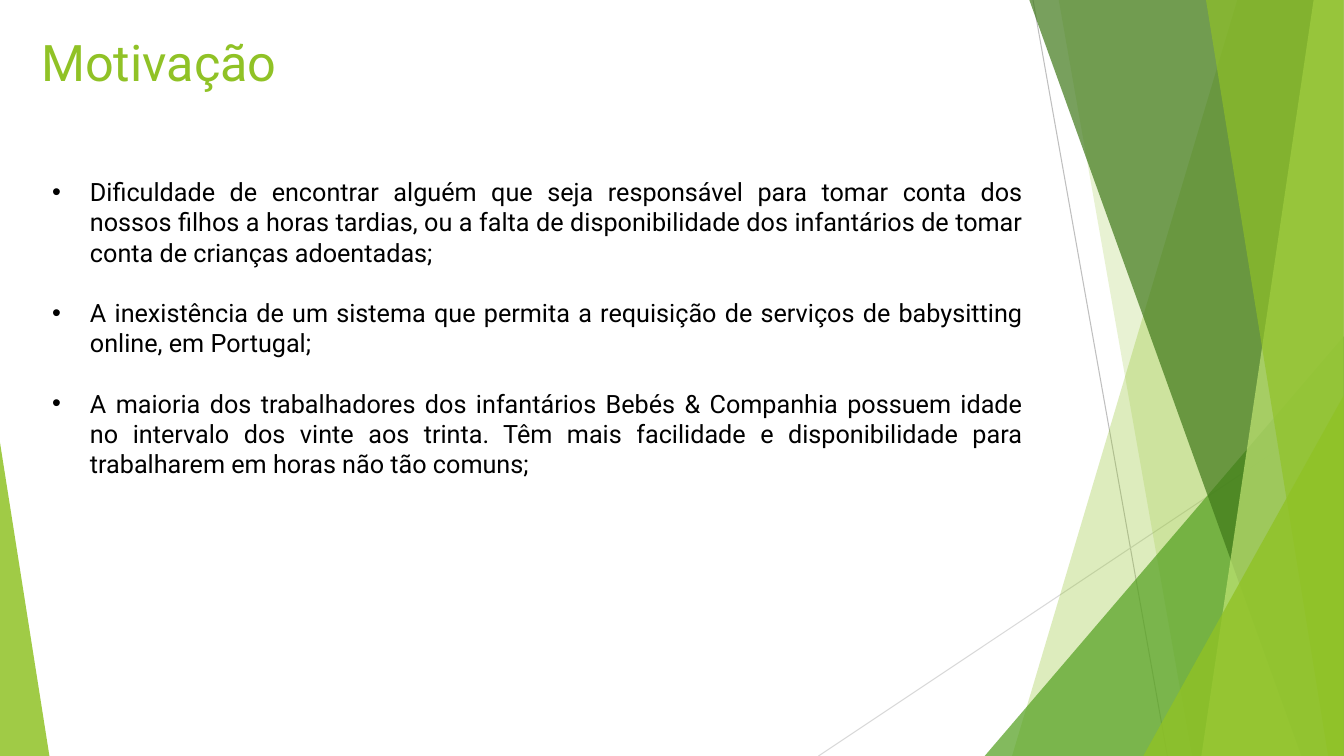
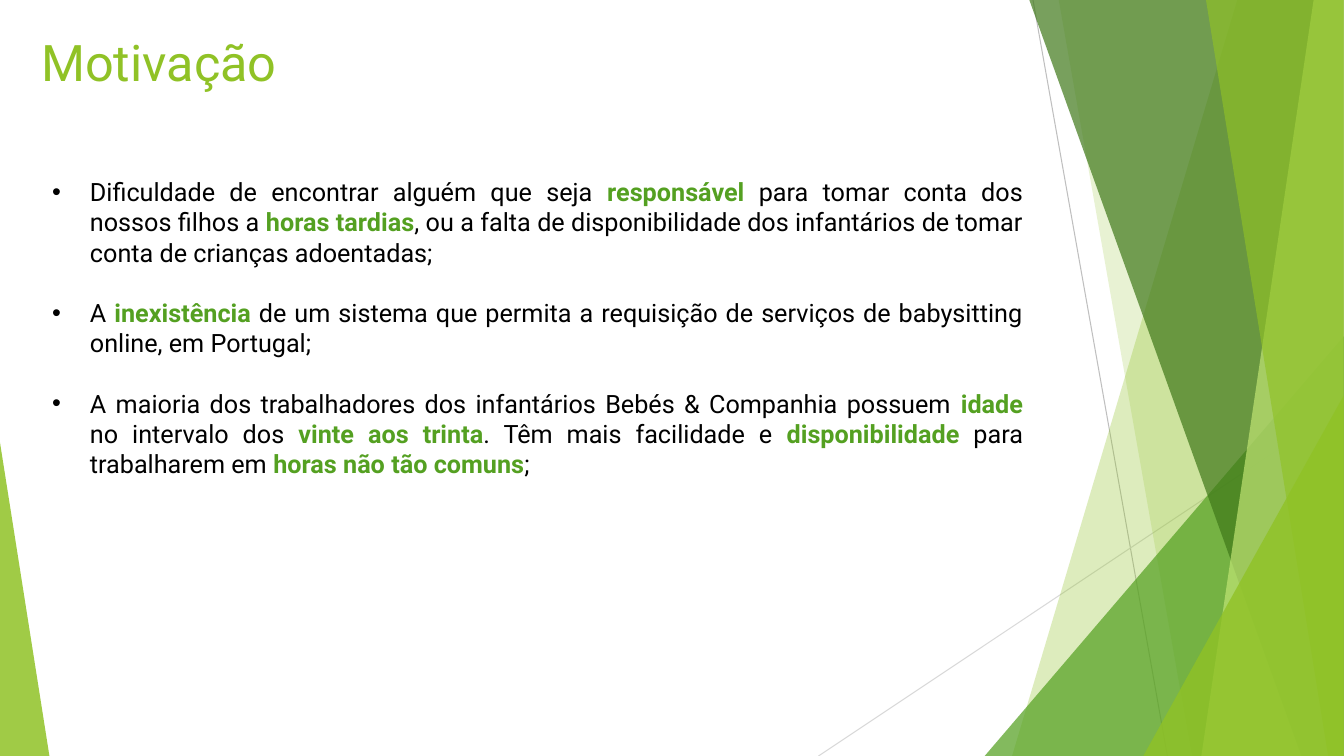
Before and after one commit to vitorjrc/babysitting-system, a slide deck: slide 4 of relatorio/LI4.pptx. Drawn at 1344x756 pixels with LibreOffice and Linux fonts; fonts in the diff are those of the drawing. Boxes give left, top, right and bottom in pixels: in the first picture for what was removed or moved away, otherwise in the second. Text is boxed around its words. In the diff, an @@ line names an element or a change of style, - is before the commit and + after.

```diff
--- a/relatorio/LI4.pptx
+++ b/relatorio/LI4.pptx
@@ text "Dificuldade de encontrar alguém que ..." at box(90, 182, 1023, 477): text colour #000000 to #54A021, bold on in "responsável horas tardias,", "inexistência", "idade vinte aos trinta. disponibilidade horas não ..." @@
```
Also in this commit, not shown: 11 other slides changed.
